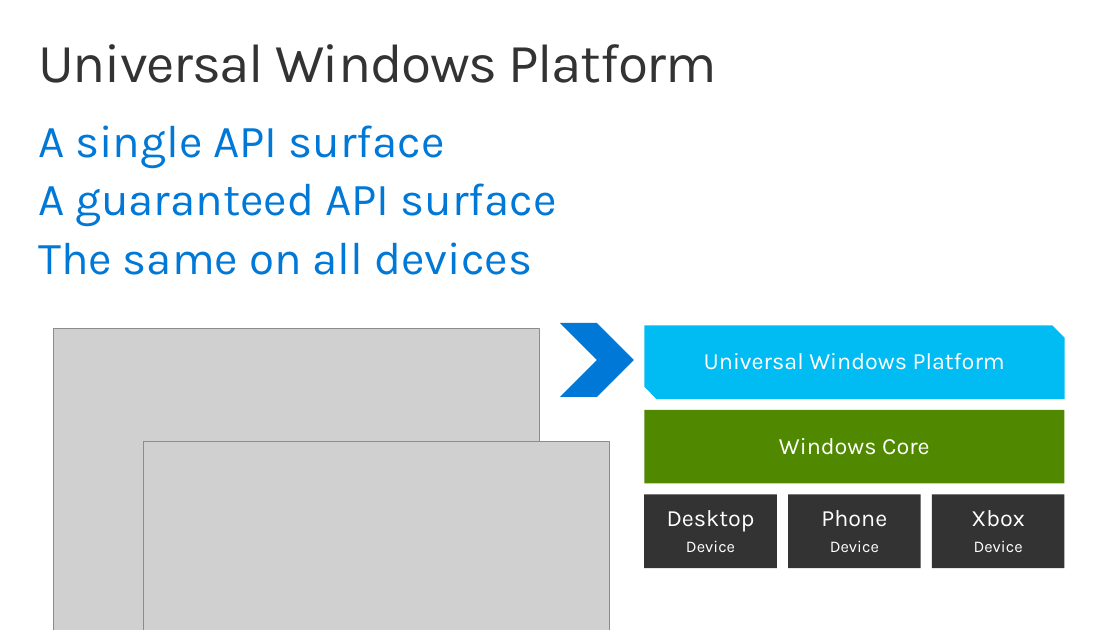
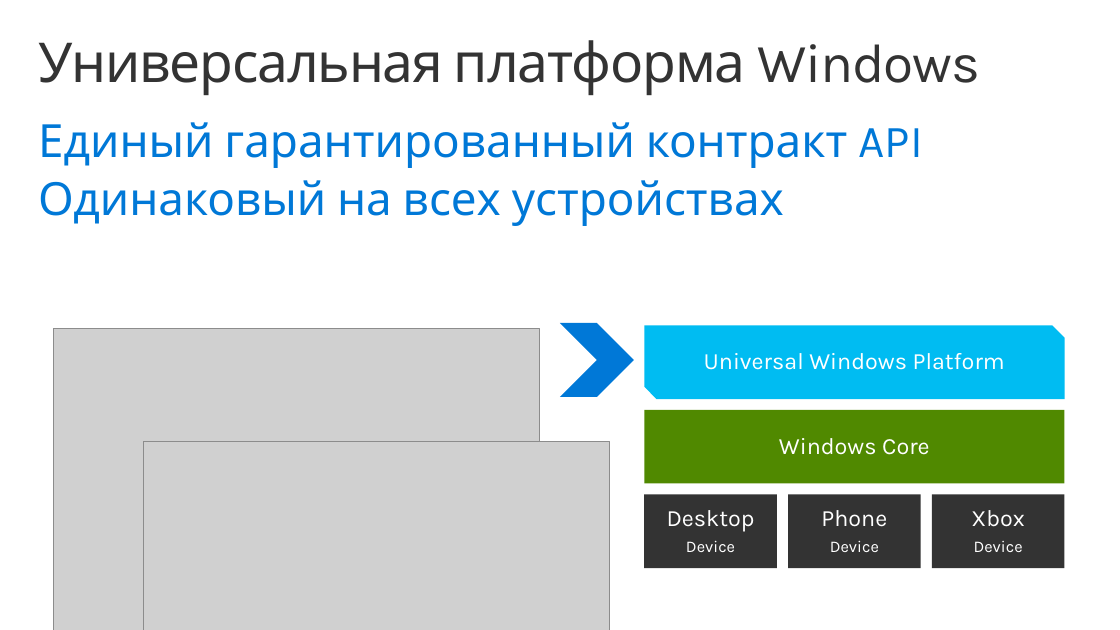
Before and after one commit to evangelism/WinDevWorkshop, a slide deck: slide 7 of !RU 01. Introduction/01. Intro to UWP.pptx. Drawn at 1120x630 pixels with LibreOffice and Linux fonts; fonts in the diff are those of the drawing; grey boxes stand for pictures; background and template pictures are left out. Boxes give left, top, right and bottom in pixels: in the first picture for what was removed or moved away, otherwise in the second. Text is boxed around its words. In the diff, an @@ line names an element or a change of style, - is before the commit and + after.

```diff
--- a/!RU 01. Introduction/01. Intro to UWP.pptx
+++ b/!RU 01. Introduction/01. Intro to UWP.pptx
@@ title at (38,40,980,95): text changed @@
-Universal Windows Platform
+Универсальная платформа Windows
@@ text at (38,122,923,226): text changed @@
-A single API surface
-A guaranteed API surface
-The same on all devices
+Единый гарантированный контракт API
+Одинаковый на всех устройствах
```
Also in this commit, not shown: 8 other slides changed, 2 slides added, 2 slides removed, 1 other file.
